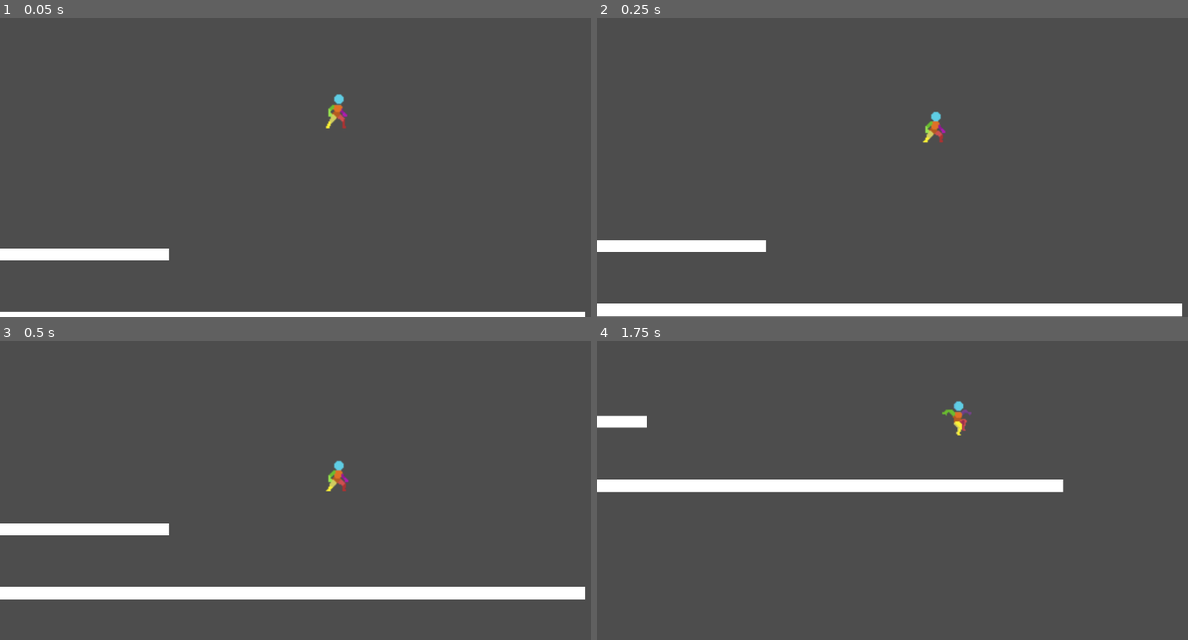
Above: before the commit, frames 1-4 (two rows, left to right).
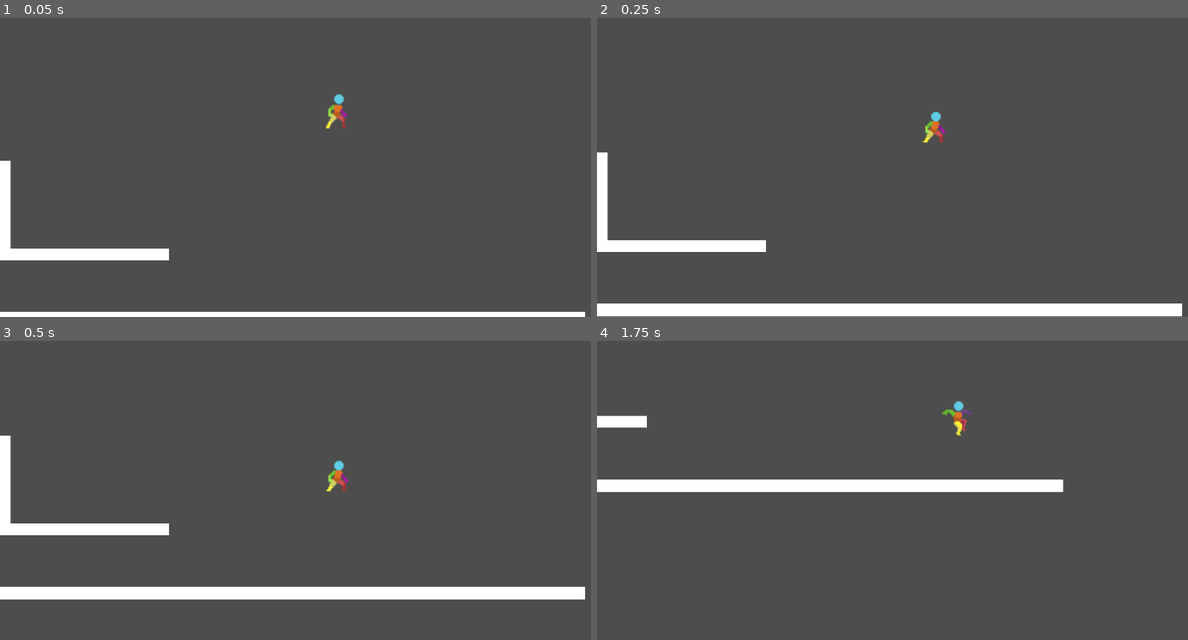
Above: after the commit, the same moments.

Repository: deanblackborough/godot-platformer
Game: Godot game, scene res://scenes/game.tscn
Same seed, same stepped clock (60 frames per second), same inputs: the game is played once before the commit and once after it.
Inputs:
- Up to frame 1 (0.05 s): no input
- Up to frame 2 (0.25 s): no input
- Up to frame 3 (0.5 s): no input
- Up to frame 4 (1.75 s): hold Right (moveRight) from 0.53 s (still down); tap Space (jump) at 0.77, 1.52 s

The runs differ from the first frame. In frame 1, 0.5% of the frame differs, in the area x 0-2%, y 47-78%; in frame 2, 0.5%; in frame 3, 0.5%; in frame 4, nothing differs.

Commit message:
Messing with levels

Diff:
--- /dev/null
+++ b/scenes/environment/wall.tscn
@@ -0,0 +1,18 @@
+[gd_scene load_steps=3 format=3 uid="uid://cfikr48uq5at2"]
+
+[sub_resource type="QuadMesh" id="QuadMesh_7ylpw"]
+size = Vector2(20, 50)
+
+[sub_resource type="RectangleShape2D" id="RectangleShape2D_pybca"]
+custom_solver_bias = 1.0
+size = Vector2(20, 50)
+
+[node name="Wall" type="StaticBody2D"]
+
+[node name="MeshInstance2D" type="MeshInstance2D" parent="."]
+position = Vector2(0, -25)
+mesh = SubResource("QuadMesh_7ylpw")
+
+[node name="CollisionShape2D" type="CollisionShape2D" parent="."]
+position = Vector2(0, -25)
+shape = SubResource("RectangleShape2D_pybca")
--- a/scenes/game.tscn
+++ b/scenes/game.tscn
@@ -2,7 +2,7 @@
 
 [ext_resource type="PackedScene" uid="uid://8kakpu88i1mo" path="res://scenes/player.tscn" id="1_uwrxv"]
 [ext_resource type="Script" uid="uid://dy2xjon041wsh" path="res://scripts/player.gd" id="2_yqjtg"]
-[ext_resource type="PackedScene" uid="uid://0n1k1r6uju58" path="res://scenes/level_1.tscn" id="3_lnu2h"]
+[ext_resource type="PackedScene" uid="uid://0n1k1r6uju58" path="res://scenes/levels/level_1.tscn" id="3_lnu2h"]
 
 [node name="Game" type="Node2D"]
 
--- a/scenes/level_1.tscn
+++ /dev/null
@@ -1,13 +0,0 @@
-[gd_scene load_steps=2 format=3 uid="uid://0n1k1r6uju58"]
-
-[ext_resource type="PackedScene" uid="uid://e3k1i0qhvjm2" path="res://scenes/ground.tscn" id="1_014kd"]
-
-[node name="Level1" type="Node2D"]
-
-[node name="Ground" parent="." instance=ExtResource("1_014kd")]
-position = Vector2(500, 650)
-scale = Vector2(20, 1.089)
-
-[node name="Ground2" parent="." instance=ExtResource("1_014kd")]
-position = Vector2(145, 540)
-scale = Vector2(5.8, 1)
--- /dev/null
+++ b/scenes/levels/level_1.tscn
@@ -0,0 +1,18 @@
+[gd_scene load_steps=3 format=3 uid="uid://0n1k1r6uju58"]
+
+[ext_resource type="PackedScene" uid="uid://e3k1i0qhvjm2" path="res://scenes/environment/ground.tscn" id="1_014kd"]
+[ext_resource type="PackedScene" uid="uid://cfikr48uq5at2" path="res://scenes/environment/wall.tscn" id="2_6iamk"]
+
+[node name="Level1" type="Node2D"]
+
+[node name="Ground" parent="." instance=ExtResource("1_014kd")]
+position = Vector2(500, 650)
+scale = Vector2(20, 1.089)
+
+[node name="Ground2" parent="." instance=ExtResource("1_014kd")]
+position = Vector2(145, 540)
+scale = Vector2(5.8, 1)
+
+[node name="Wall" parent="." instance=ExtResource("2_6iamk")]
+position = Vector2(10, 520)
+scale = Vector2(1, 3)
Renamed: scenes/ground.tscn -> scenes/environment/ground.tscn
